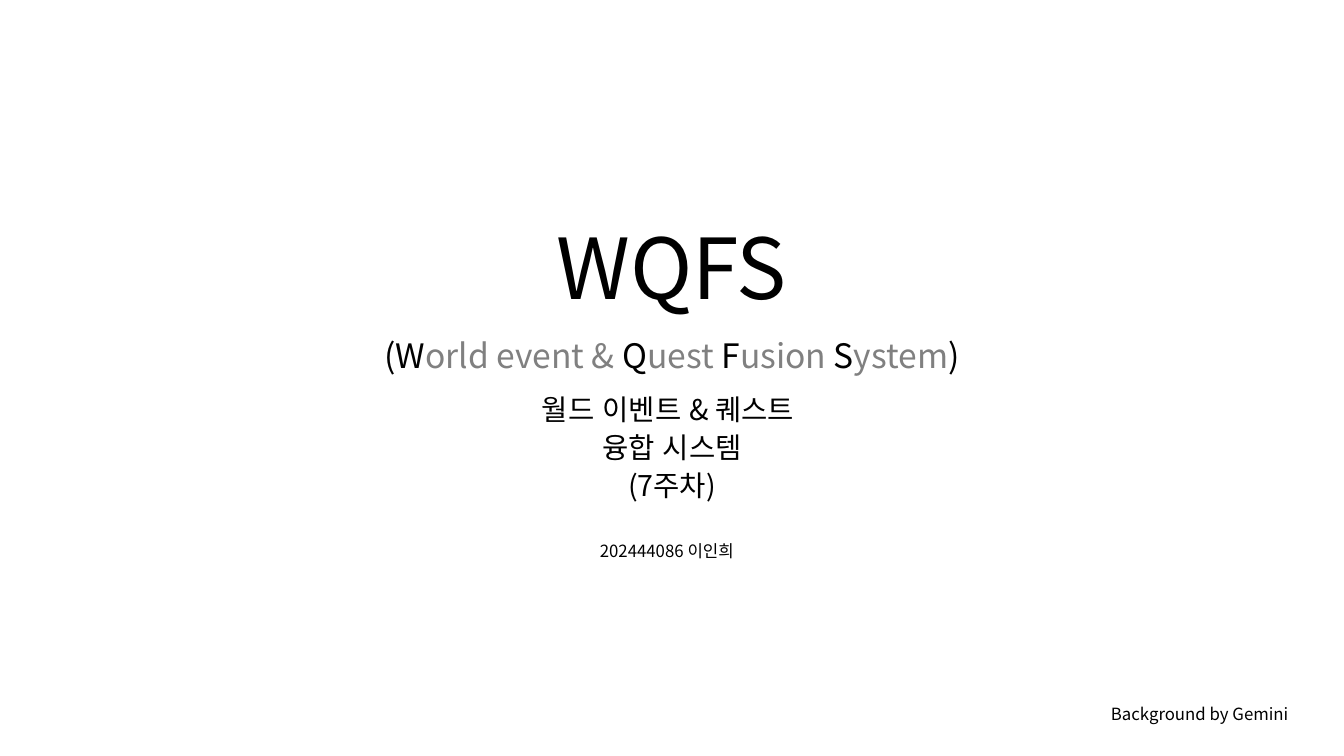
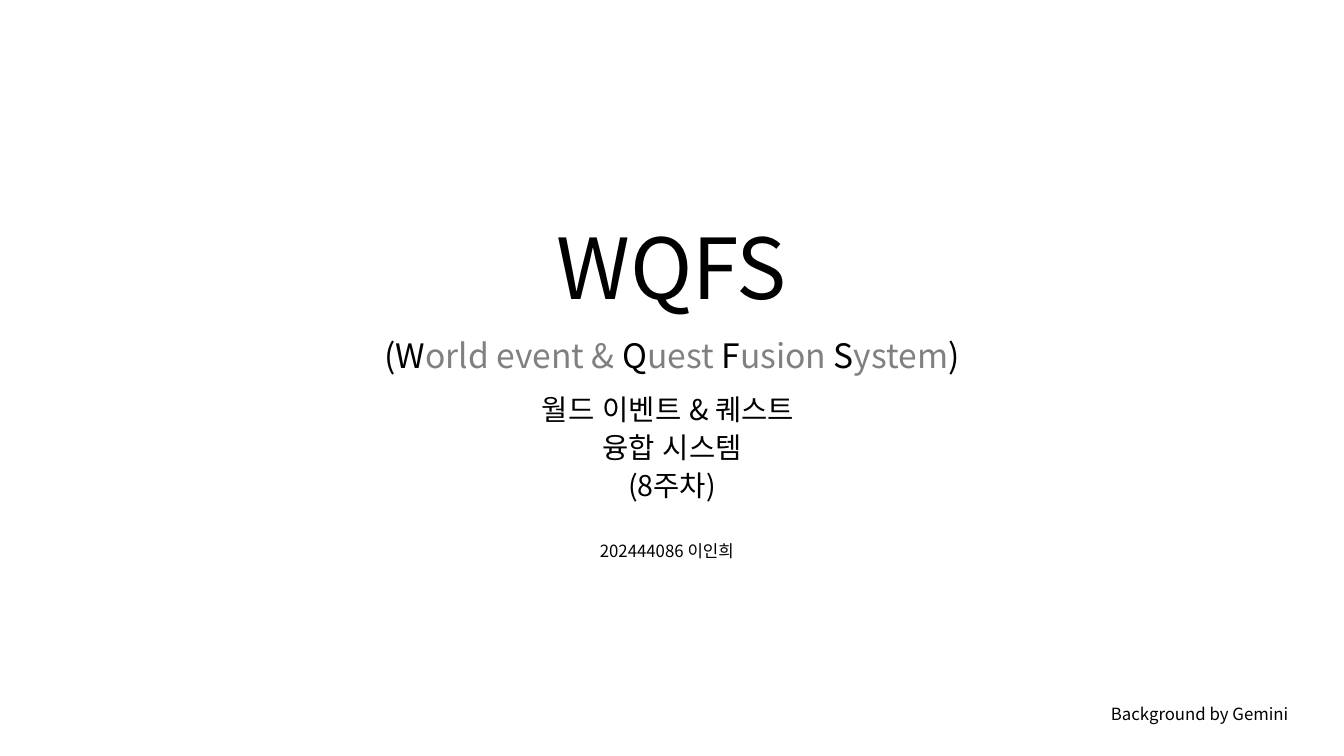
Before and after one commit to rennOobayashi/WQFS, a slide deck: slide 1 of WQFS.pptx. Drawn at 1344x756 pixels with LibreOffice and Linux fonts; fonts in the diff are those of the drawing; background and template pictures are left out. Boxes give left, top, right and bottom in pixels: in the first picture for what was removed or moved away, otherwise in the second. Text is boxed around its words. In the diff, an @@ line names an element or a change of style, - is before the commit and + after.

```diff
--- a/WQFS.pptx
+++ b/WQFS.pptx
@@ text at [628, 472, 716, 502]: text changed @@
-(7주차)
+(8주차)
```
Also in this commit, not shown: 5 other slides changed, 1 slide removed, 33 other files.
